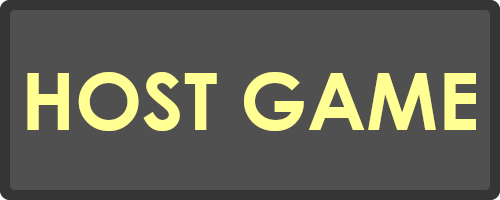
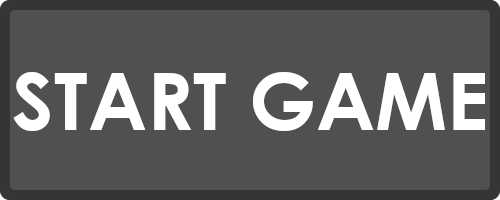
Two versions of the same layered image (500x200). Layer-by-layer changes:
added layer "START GAME" above "HOST GAME hover" over [13, 72, 485, 131]
hid "HOST GAME hover" over [27, 72, 476, 131]
